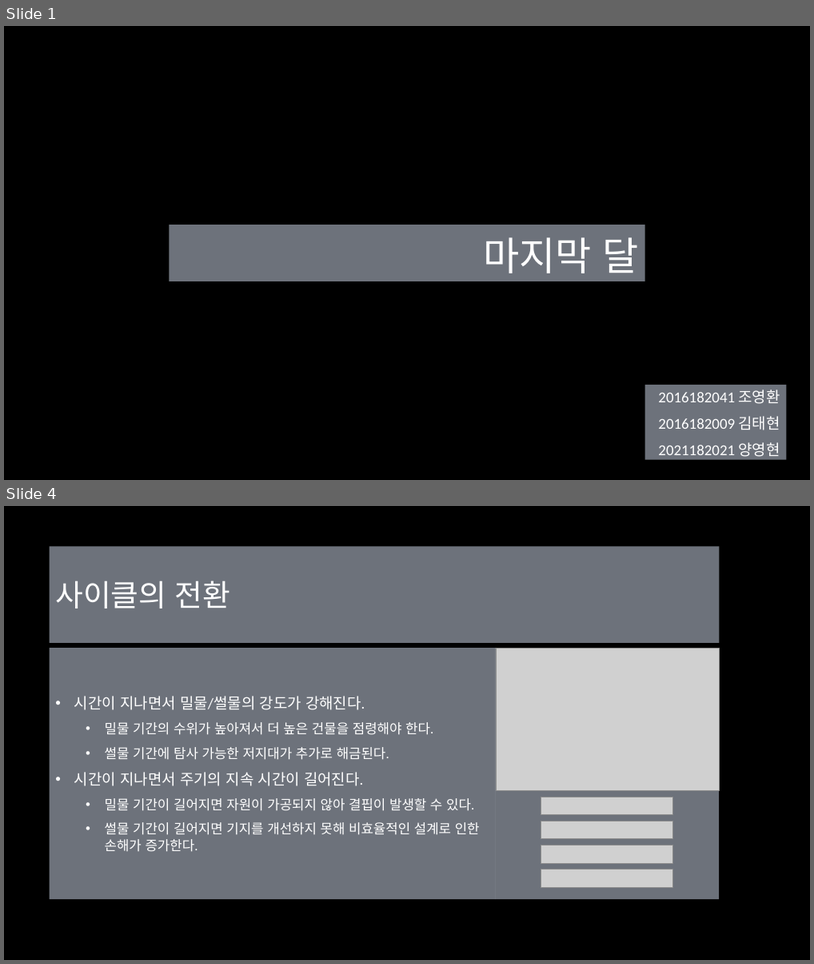
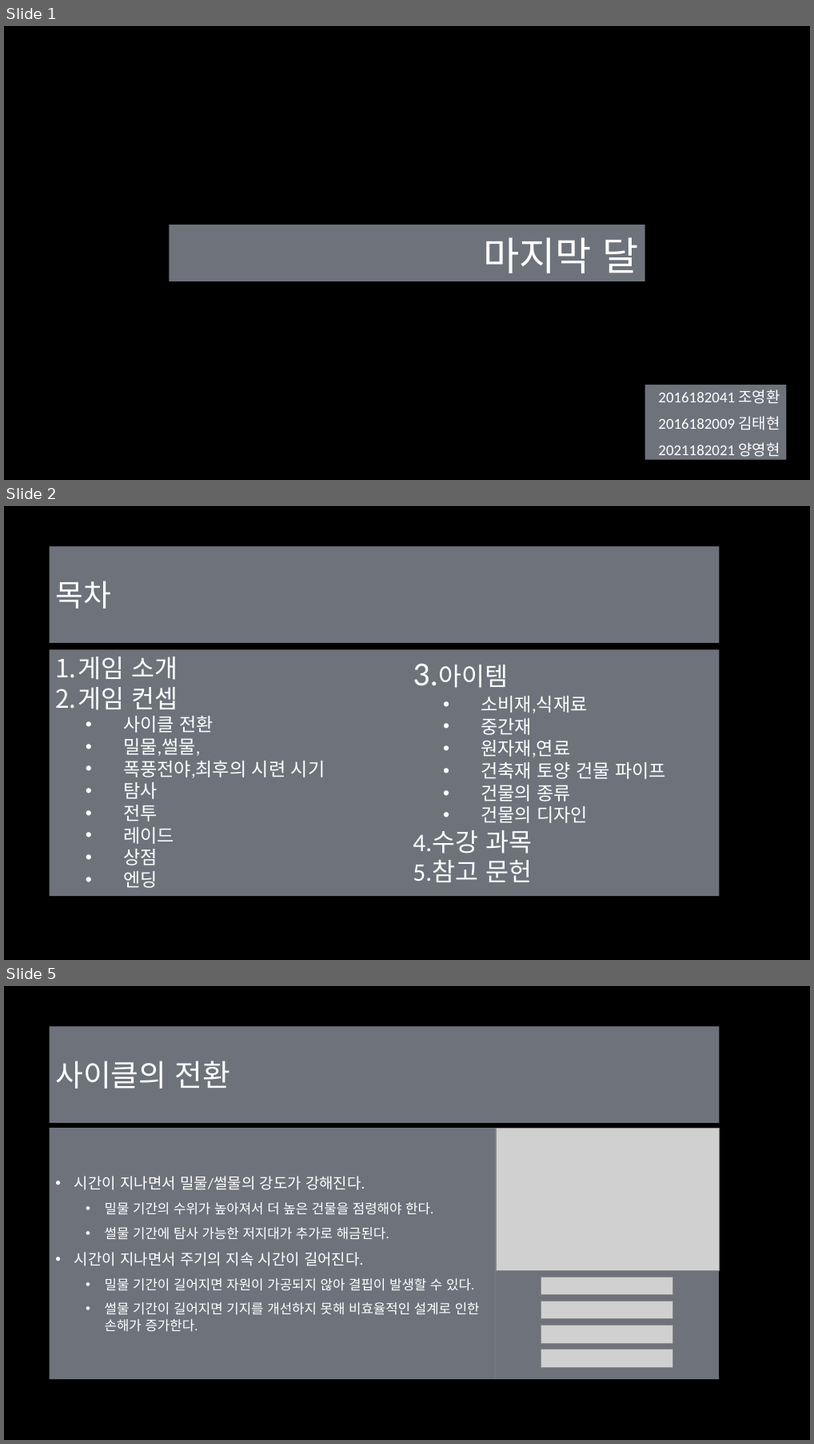
Before and after one commit to Eva-go/Capstone_Project, a slide deck: 문서/마지막 달 조영환,김태현,양영현.pptx. Shown one above the other, each under a label of ours: slides 1 and 4 before the commit, slides 1, 2 and 5 after it; the slides between them are not shown. The pictures are 814x964 and 814x1444 pixels, drawn with LibreOffice and Linux fonts; fonts in the diff are those of the drawing; grey boxes stand for pictures; background and template pictures are left out. Boxes give left, top, right and bottom in pixels: in the first picture for what was removed or moved away, otherwise in the second. Text is boxed around its words. In the diff, an @@ line names an element or a change of style, - is before the commit and + after.

```diff
--- a/문서/마지막 달 조영환,김태현,양영현.pptx
+++ b/문서/마지막 달 조영환,김태현,양영현.pptx
@@ slide 2 added at [4,506,810,960], background picture (left out) @@
@@ title added at [50,547,720,643], fill #DAE5F6 at 50% opacity, 36 pt, text #FFFFFF @@
+목차
@@ rectangle added at [50,649,720,896], fill #DAE5F6 at 50% opacity @@
@@ text added at [55,656,325,888], 22 pt, text #FFFFFF @@
+1. 게임 소개
+2. 게임 컨셉
+  • 사이클 전환
+  • 밀물,썰물,
+  • 폭풍전야,최후의 시련 시기
+  • 탐사
+  • 전투
+  • 레이드
+  • 상점
+  • 엔딩
@@ text added at [413,664,666,882], 22 pt, text #FFFFFF @@
+3.아이템
+  • 소비재,식재료
+  • 중간재
+  • 원자재,연료
+  • 건축재 토양 건물 파이프
+  • 건물의 종류
+  • 건물의 디자인
+4.수강 과목
+5.참고 문헌
@@ what was slide 4 is now slide 5 @@
```
Also in this commit, not shown: 12 slides changed, 7 other slides added.
